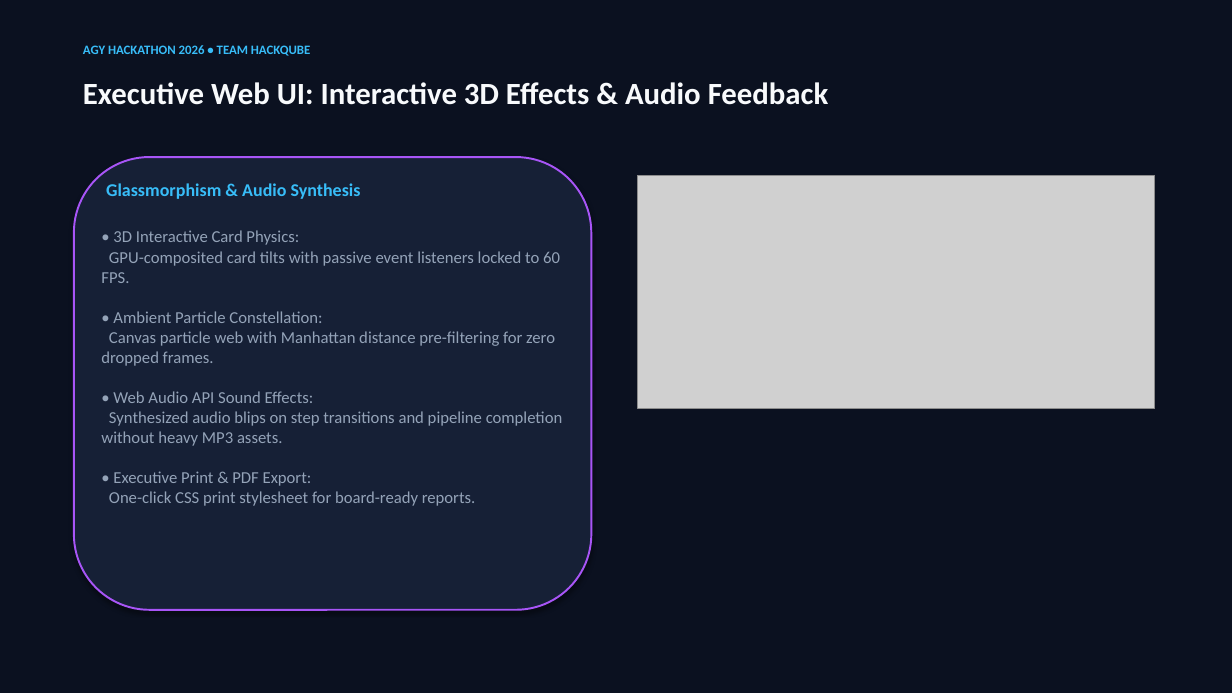
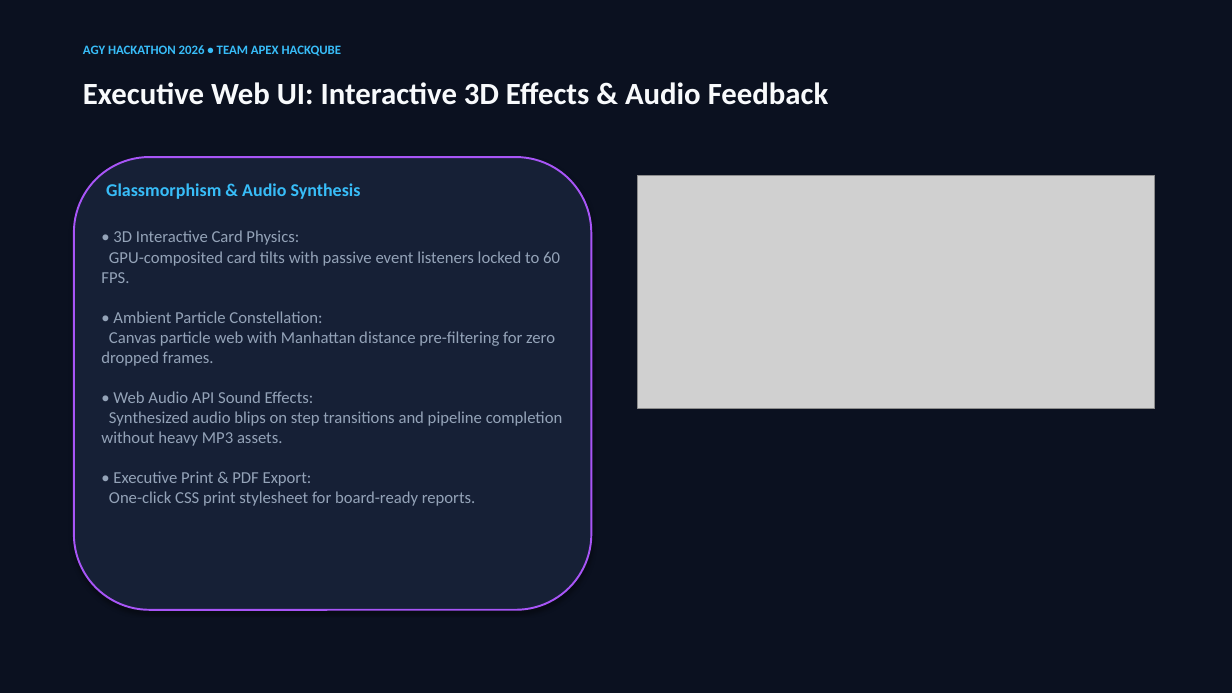
Before and after one commit to aaditya-cse/Ecommerce-_Segementation_and_Sales_Performance_Project, a slide deck: slide 9 of AgentOps_BI_Studio_Presentation.pptx. Drawn at 1232x693 pixels with LibreOffice and Linux fonts; fonts in the diff are those of the drawing; grey boxes stand for pictures. Boxes give left, top, right and bottom in pixels: in the first picture for what was removed or moved away, otherwise in the second. Text is boxed around its words. In the diff, an @@ line names an element or a change of style, - is before the commit and + after.

Commit message:
docs & assets: update official team name to Apex HackQube across all slides, deck generators, and submission kits

```diff
--- a/AgentOps_BI_Studio_Presentation.pptx
+++ b/AgentOps_BI_Studio_Presentation.pptx
@@ text at [83, 45, 341, 56]: text changed @@
-AGY HACKATHON 2026 • TEAM HACKQUBE
+AGY HACKATHON 2026 • TEAM APEX HACKQUBE
```
Also in this commit, not shown: 11 other slides changed, 4 other files.
